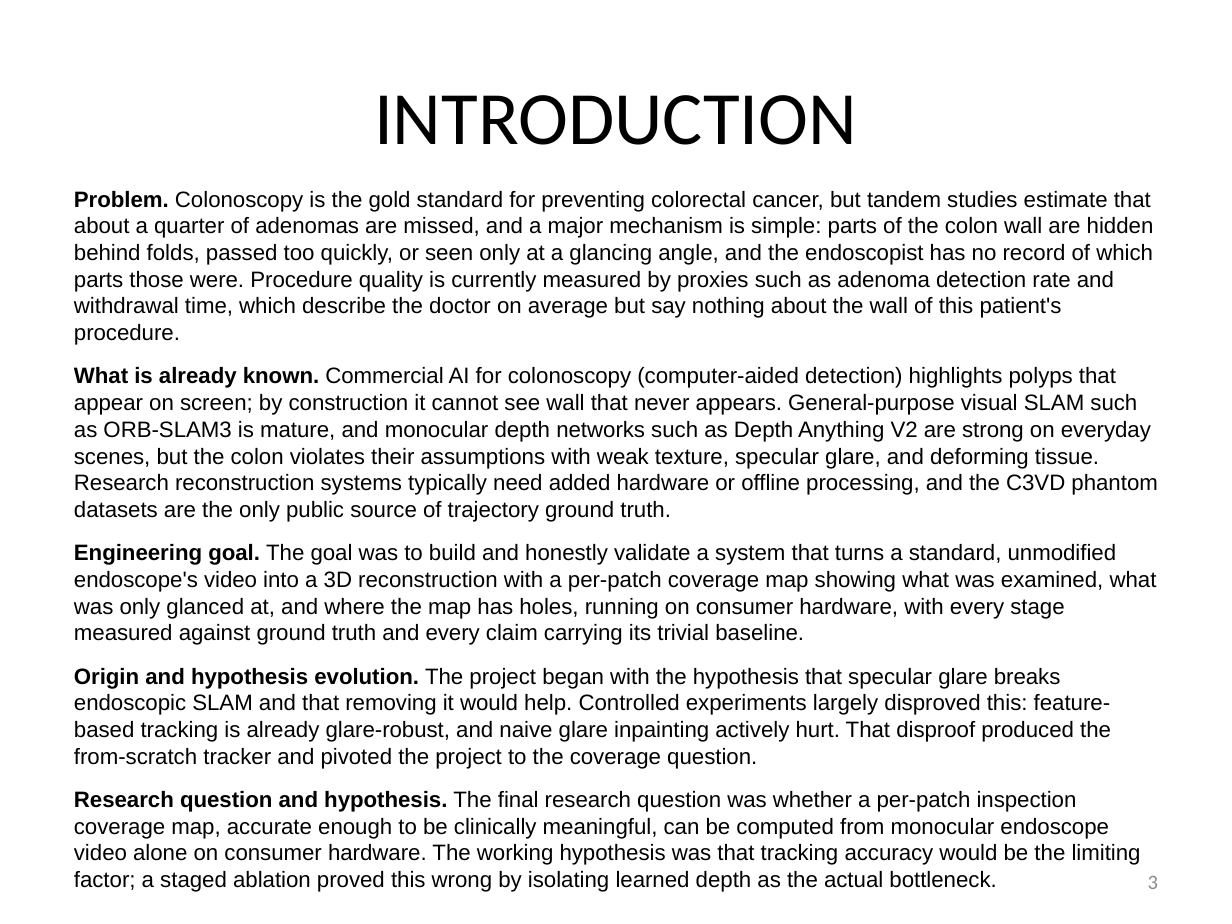
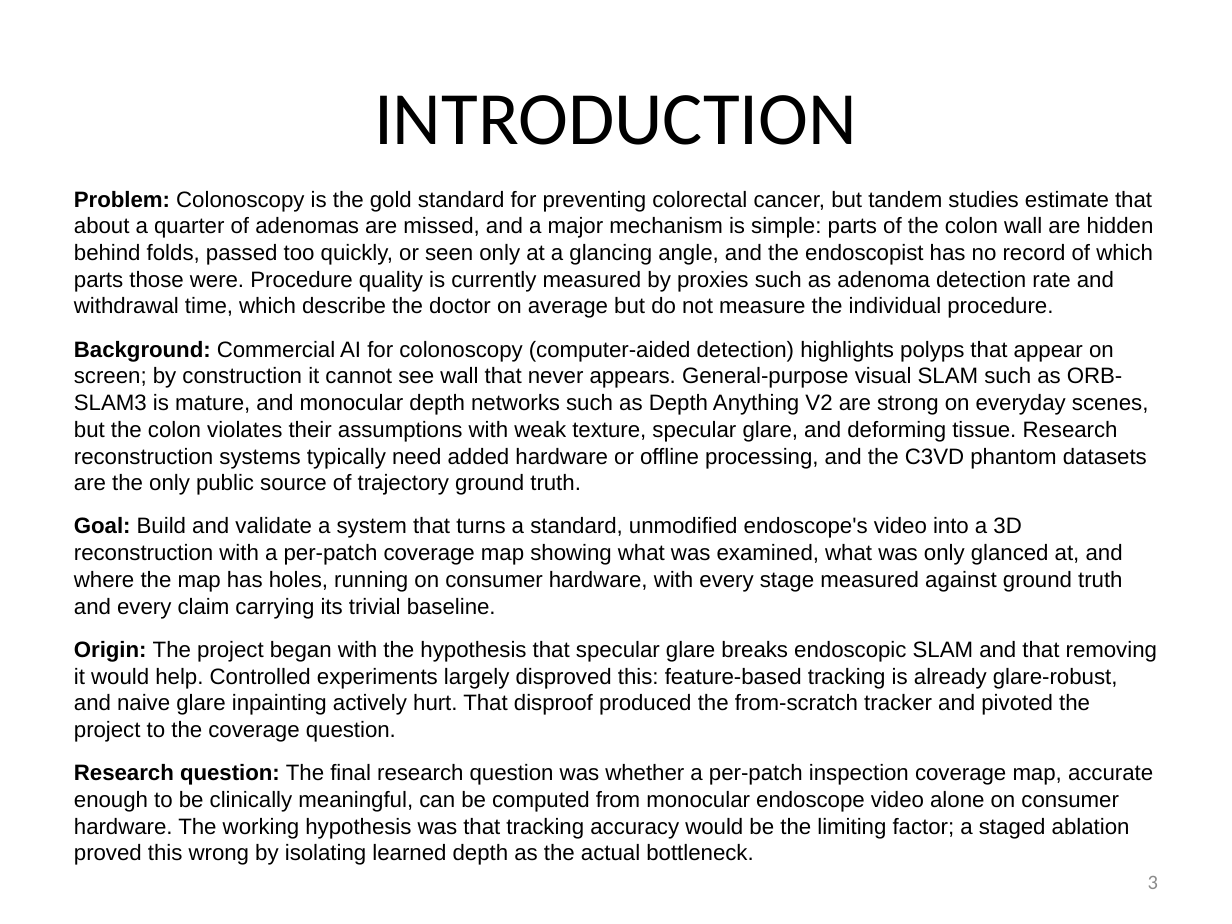
Before and after one commit to bluMoonx/EndoscopicMonocularSLAM, a slide deck: slide 3 of presentation/Argus_GSDSEF_2027_Digital_Presentation.pptx. Drawn at 1232x924 pixels with LibreOffice and Linux fonts; fonts in the diff are those of the drawing. Boxes give left, top, right and bottom in pixels: in the first picture for what was removed or moved away, otherwise in the second. Text is boxed around its words. In the diff, an @@ line names an element or a change of style, - is before the commit and + after.

Commit message:
Deck tone: plain report labels, no rhetorical phrasing
Bold lead-ins are now short labels with colons (Problem, Background,
Goal, Origin, Research question, Datasets, Hardware, Software,
Repository, Validation, Pre-registration, Iterations, Rejected
designs, Audits, Negatives, Central finding, Coverage metric, Errors,
Redesign causes, Answer, Comparison, Limitations). Flourish phrases
removed throughout the body text. Validation passes; all slides
re-rendered.

```diff
--- a/presentation/Argus_GSDSEF_2027_Digital_Presentation.pptx
+++ b/presentation/Argus_GSDSEF_2027_Digital_Presentation.pptx
@@ text at [74, 191, 1157, 865]: text changed @@
-Problem. Colonoscopy is the gold standard for preventing colorectal cancer, but tandem studies estimate that about a quarter of adenomas are missed, and a major mechanism is simple: parts of the colon wall are hidden behind folds, passed too quickly, or seen only at a glancing angle, and the endoscopist has no record of which parts those were. Procedure quality is currently measured by proxies such as adenoma detection rate and withdrawal time, which describe the doctor on average but say nothing about the wall of this patient's procedure.
-What is already known. Commercial AI for colonoscopy (computer-aided detection) highlights polyps that appear on screen; by construction it cannot see wall that never appears. General-purpose visual SLAM such as ORB-SLAM3 is mature, and monocular depth networks such as Depth Anything V2 are strong on everyday scenes, but the colon violates their assumptions with weak texture, specular glare, and deforming tissue. Research reconstruction systems typically need added hardware or offline processing, and the C3VD phantom datasets are the only public source of trajectory ground truth.
-Engineering goal. The goal was to build and honestly validate a system that turns a standard, unmodified endoscope's video into a 3D reconstruction with a per-patch coverage map showing what was examined, what was only glanced at, and where the map has holes, running on consumer hardware, with every stage measured against ground truth and every claim carrying its trivial baseline.
-Origin and hypothesis evolution. The project began with the hypothesis that specular glare breaks endoscopic SLAM and that removing it would help. Controlled experiments largely disproved this: feature-based tracking is already glare-robust, and naive glare inpainting actively hurt. That disproof produced the from-scratch tracker and pivoted the project to the coverage question.
-Research question and hypothesis. The final research question was whether a per-patch inspection coverage map, accurate enough to be clinically meaningful, can be computed from monocular endoscope video alone on consumer hardware. The working hypothesis was that tracking accuracy would be the limiting factor; a staged ablation proved this wrong by isolating learned depth as the actual bottleneck.
+Problem: Colonoscopy is the gold standard for preventing colorectal cancer, but tandem studies estimate that about a quarter of adenomas are missed, and a major mechanism is simple: parts of the colon wall are hidden behind folds, passed too quickly, or seen only at a glancing angle, and the endoscopist has no record of which parts those were. Procedure quality is currently measured by proxies such as adenoma detection rate and withdrawal time, which describe the doctor on average but do not measure the individual procedure.
+Background: Commercial AI for colonoscopy (computer-aided detection) highlights polyps that appear on screen; by construction it cannot see wall that never appears. General-purpose visual SLAM such as ORB-SLAM3 is mature, and monocular depth networks such as Depth Anything V2 are strong on everyday scenes, but the colon violates their assumptions with weak texture, specular glare, and deforming tissue. Research reconstruction systems typically need added hardware or offline processing, and the C3VD phantom datasets are the only public source of trajectory ground truth.
+Goal: Build and validate a system that turns a standard, unmodified endoscope's video into a 3D reconstruction with a per-patch coverage map showing what was examined, what was only glanced at, and where the map has holes, running on consumer hardware, with every stage measured against ground truth and every claim carrying its trivial baseline.
+Origin: The project began with the hypothesis that specular glare breaks endoscopic SLAM and that removing it would help. Controlled experiments largely disproved this: feature-based tracking is already glare-robust, and naive glare inpainting actively hurt. That disproof produced the from-scratch tracker and pivoted the project to the coverage question.
+Research question: The final research question was whether a per-patch inspection coverage map, accurate enough to be clinically meaningful, can be computed from monocular endoscope video alone on consumer hardware. The working hypothesis was that tracking accuracy would be the limiting factor; a staged ablation proved this wrong by isolating learned depth as the actual bottleneck.
```
Also in this commit, not shown: 6 other slides changed, 1 other file.
